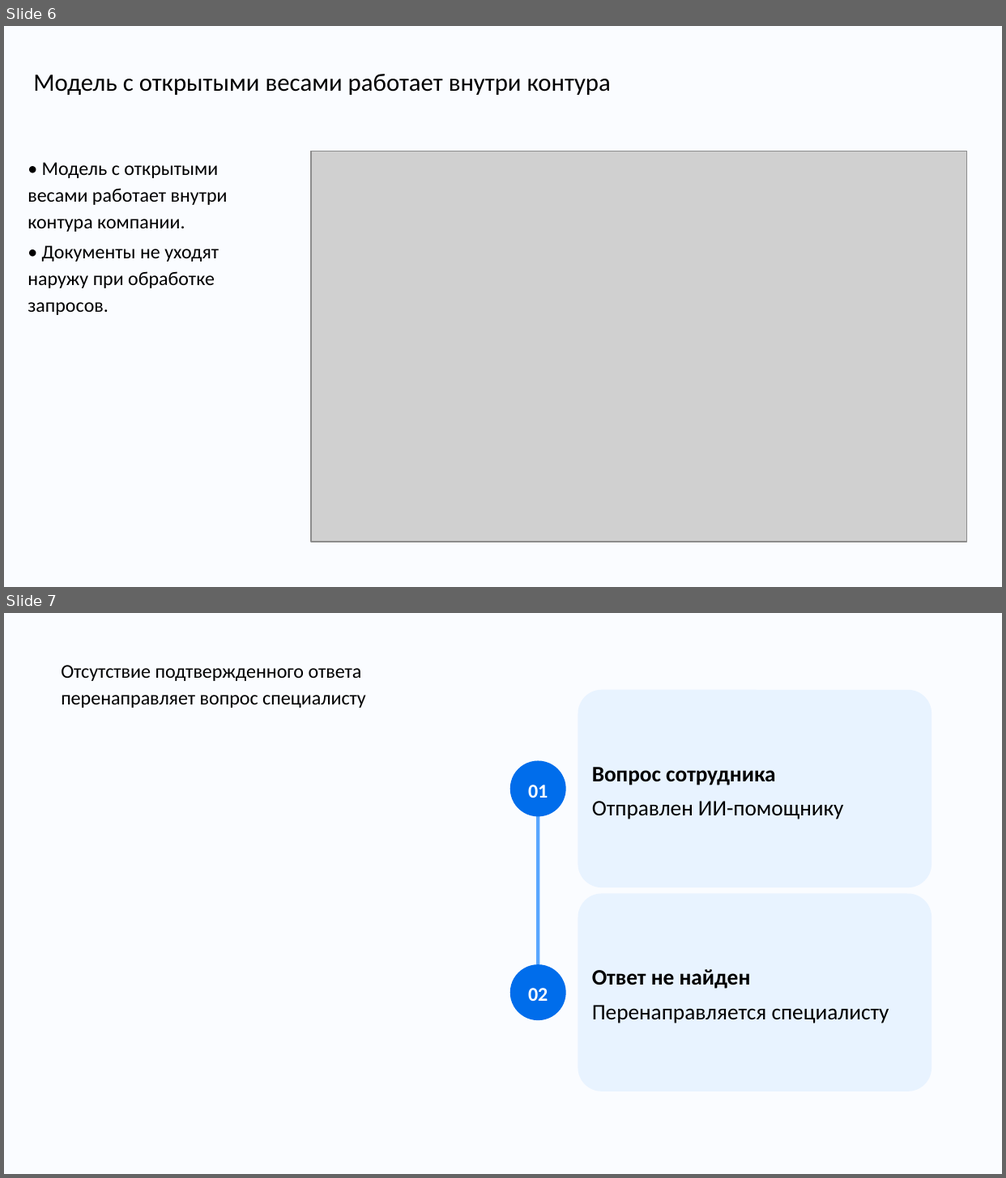
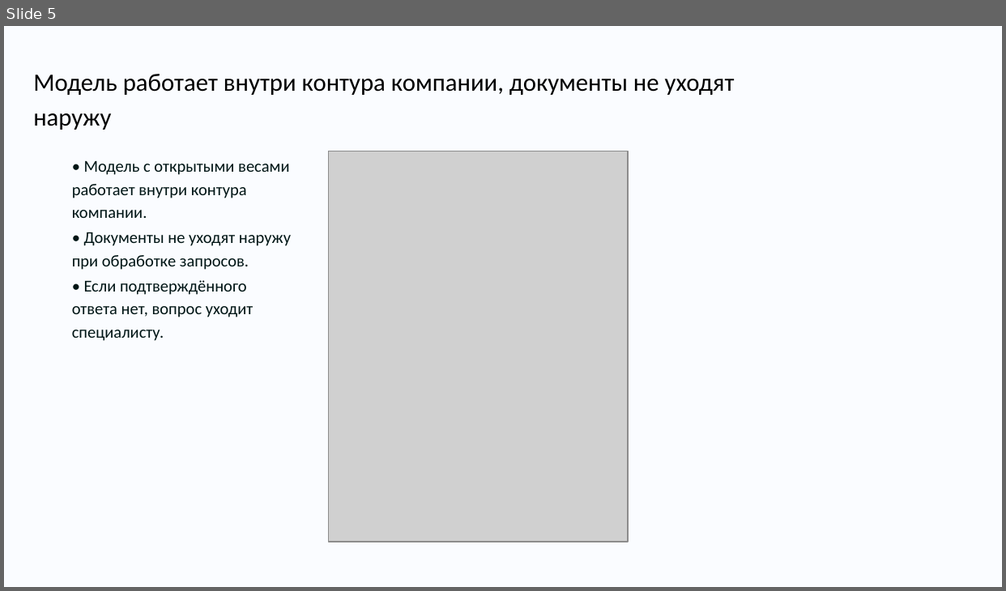
Before and after one commit to temurysega/lct_vk, a slide deck: deliverables/vk-tech-focus.pptx. Shown one above the other, each under a label of ours: slides 6 and 7 before the commit, slide 5 after it. The pictures are 1006x1178 and 1006x591 pixels, drawn with LibreOffice and Linux fonts; fonts in the diff are those of the drawing; grey boxes stand for pictures; background and template pictures are left out. Boxes give left, top, right and bottom in pixels: in the first picture for what was removed or moved away, otherwise in the second. Text is boxed around its words. In the diff, an @@ line names an element or a change of style, - is before the commit and + after.

```diff
--- a/deliverables/vk-tech-focus.pptx
+++ b/deliverables/vk-tech-focus.pptx
@@ slide 7 removed at (4,613,1002,1174), background picture (left out) @@
@@ title removed at (61,665,366,708) @@
-Отсутствие подтвержденного ответа перенаправляет вопрос специалисту
@@ group removed at (510,690,931,1091): 2 ellipses, 2 rounded rectangles, 2 texts, 1 rectangle @@
-01
-Вопрос сотрудника
-Отправлен ИИ-помощнику
-02
-Ответ не найден
-Перенаправляется специалисту
@@ what was slide 6 is now slide 5 @@
@@ slide 5 changed as well @@
@@ title at (33,74,735,130): text changed @@
-Модель с открытыми весами работает внутри контура
+Модель работает внутри контура компании, документы не уходят наружу
@@ text "• Модель с открытыми весами ...": place and size @@
-text "• Модель с открытыми весами ..." at (27,162,228,315)
+text "• Модель с открытыми весами ..." at (72,161,291,341)
@@ text at (72,161,291,270): size 14 to 12 pt, text colour #000000 to #001515 in "• Модель с открытыми весами работает внутри ...", "• Документы не уходят наружу при обработке ..." @@
@@ picture: place and size @@
-picture at (311,151,967,542)
+picture at (328,151,628,542)
@@ text at (72,280,253,341): paragraph added @@
+• Если подтверждённого ответа нет, вопрос уходит специалисту.
```
Also in this commit, not shown: 5 other slides changed, 4 slides added, 5 other slides removed, 30 other files.
